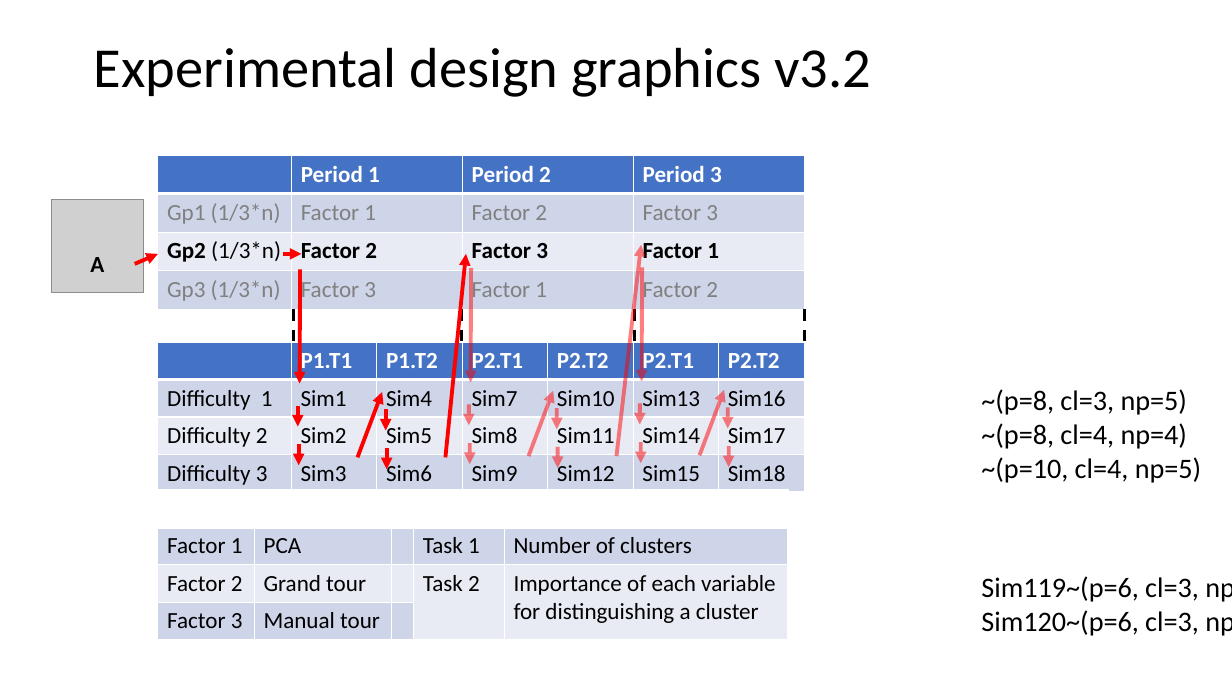
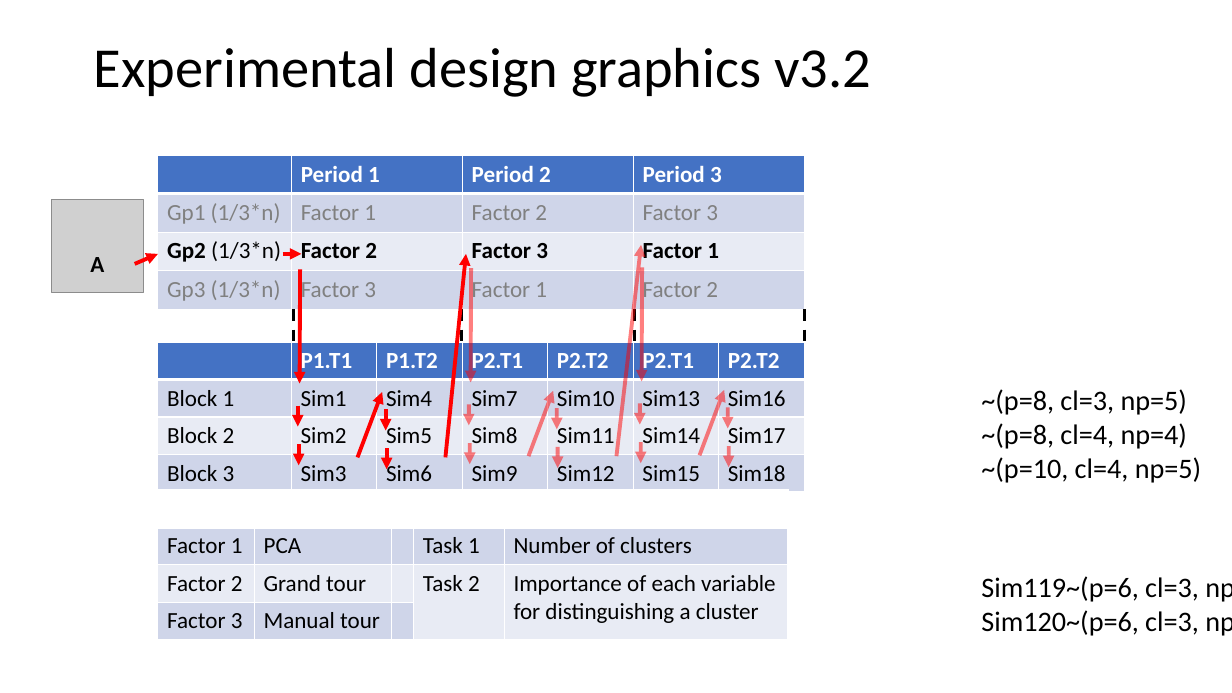
Before and after one commit to nspyrison/spinifex_study, a slide deck: slide 1 of paper/figures/Experimental design graphics.pptx. Drawn at 1232x693 pixels with LibreOffice and Linux fonts; fonts in the diff are those of the drawing; grey boxes stand for pictures. Boxes give left, top, right and bottom in pixels: in the first picture for what was removed or moved away, otherwise in the second. Text is boxed around its words. In the diff, an @@ line names an element or a change of style, - is before the commit and + after.

```diff
--- a/paper/figures/Experimental design graphics.pptx
+++ b/paper/figures/Experimental design graphics.pptx
@@ table at (158,342,959,490) @@
-row 2, column 1: Difficulty 1
+row 2, column 1: Block 1
-row 3, column 1: Difficulty 2
+row 3, column 1: Block 2
-row 4, column 1: Difficulty 3
+row 4, column 1: Block 3
```
Also in this commit, not shown: 1 other slide changed, 1 slide added, 2 other files.
